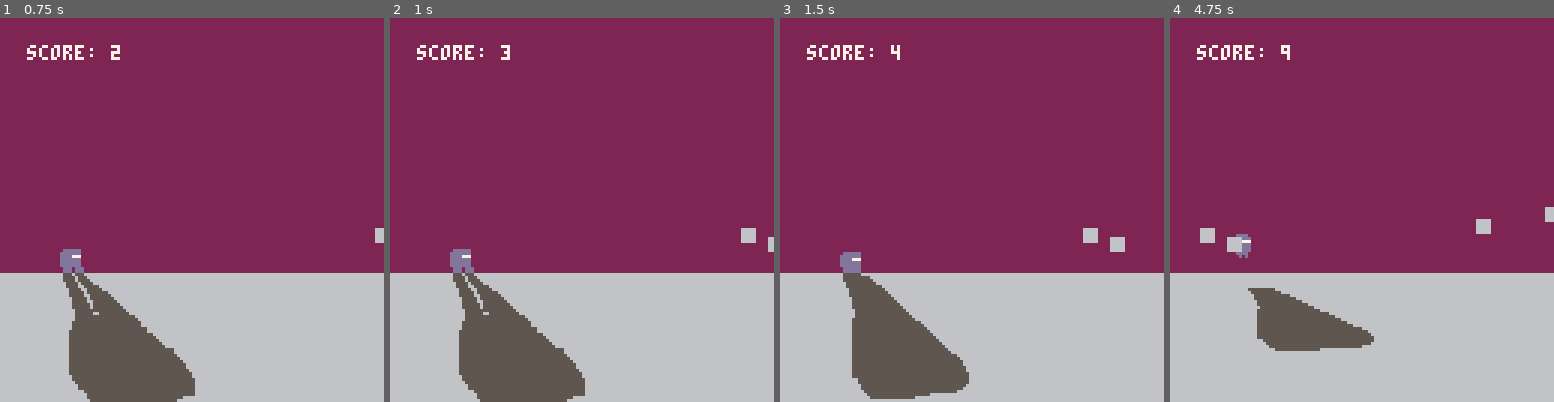
Above: before the commit, frames 1-4 (left to right).
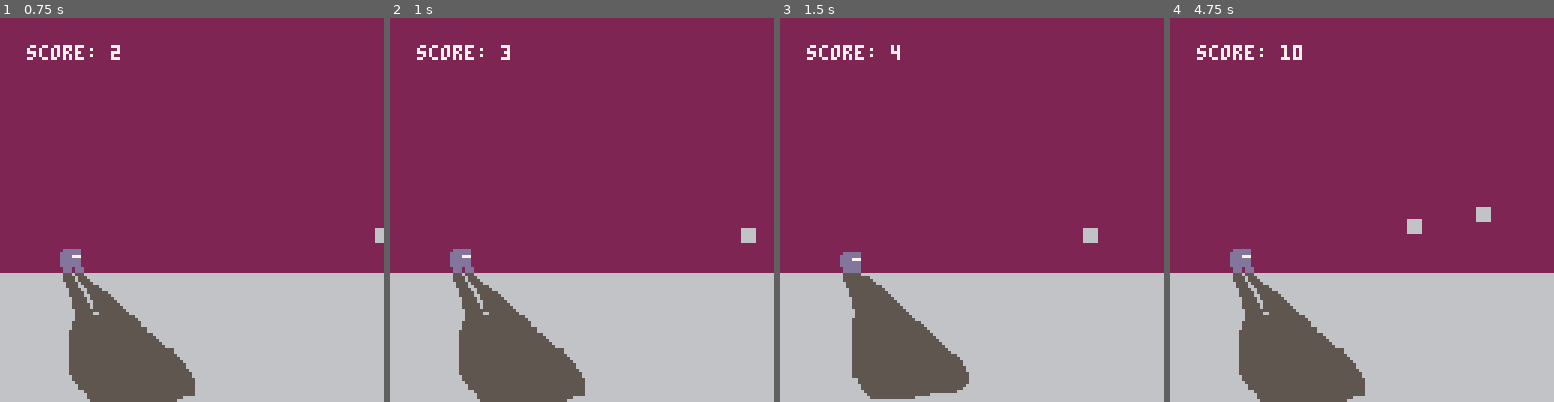
Above: after the commit, the same moments.

Repository: oliverruoff/Pico-Dodge
Game: PICO-8 cartridge pico-dodge.p8
Two runs of this game, one before a commit and one after it. Both use one fixed random seed, a clock stepped at 60 frames per second and the inputs below.
Inputs:
- Up to frame 1 (0.75 s): tap X (X key) at 0.33 s
- Up to frame 2 (1 s): no input
- Up to frame 3 (1.5 s): tap X (X key) at 1.07 s
- Up to frame 4 (4.75 s): tap X (X key) at 1.85, 2.97, 4.08 s; hold Up 2.15-2.42 s; hold Down 3.63-3.97 s; hold Up from 4.73 s (still down)

Frame 1 is identical in both runs. In frame 2, less than 0.1% of the frame differs, in the area x 98-100%, y 57-61%; in frame 3, 0.2%; in frame 4, 7.4%, in the area x 7-100%, y 7-100%.

Commit message:
Block balancing

Diff:
--- a/pico-dodge.p8
+++ b/pico-dodge.p8
@@ -41,8 +41,13 @@
 
 
 		-- generating blocks
+		-- block_gen_prob val
+		-- defines probability
+		-- and check that its not
+		-- too close to next block
 		if (rand_range(0,100) <
-		    block_gen_prob) then
+		    block_gen_prob) and
+		    last_block_x() < 105 then
 		  gen_block()
 		end
 		move_blocks()
@@ -56,7 +61,7 @@
 		end
 		anim_cnt += 1
 		score_conf.txt = score
-		log.txt = "test"
+		log.txt = tostr(last_block_x())
 end
 
 function _draw()
@@ -336,6 +341,16 @@
     end
   end
   return false
+end
+
+
+-- gets x coord of last block
+function last_block_x()
+  if (#blocks > 0) then
+    return (blocks[#blocks].x)
+  else
+  		return -1
+  end
 end
 -->8
 -- utils
Not shown, changed: README.md
Not shown, changed: pico-dodge.p8.png
